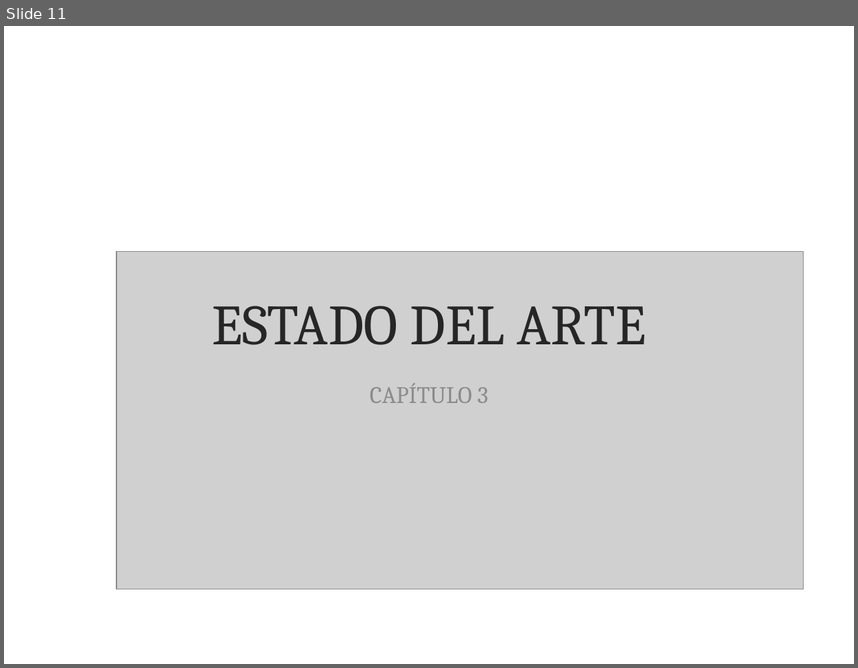
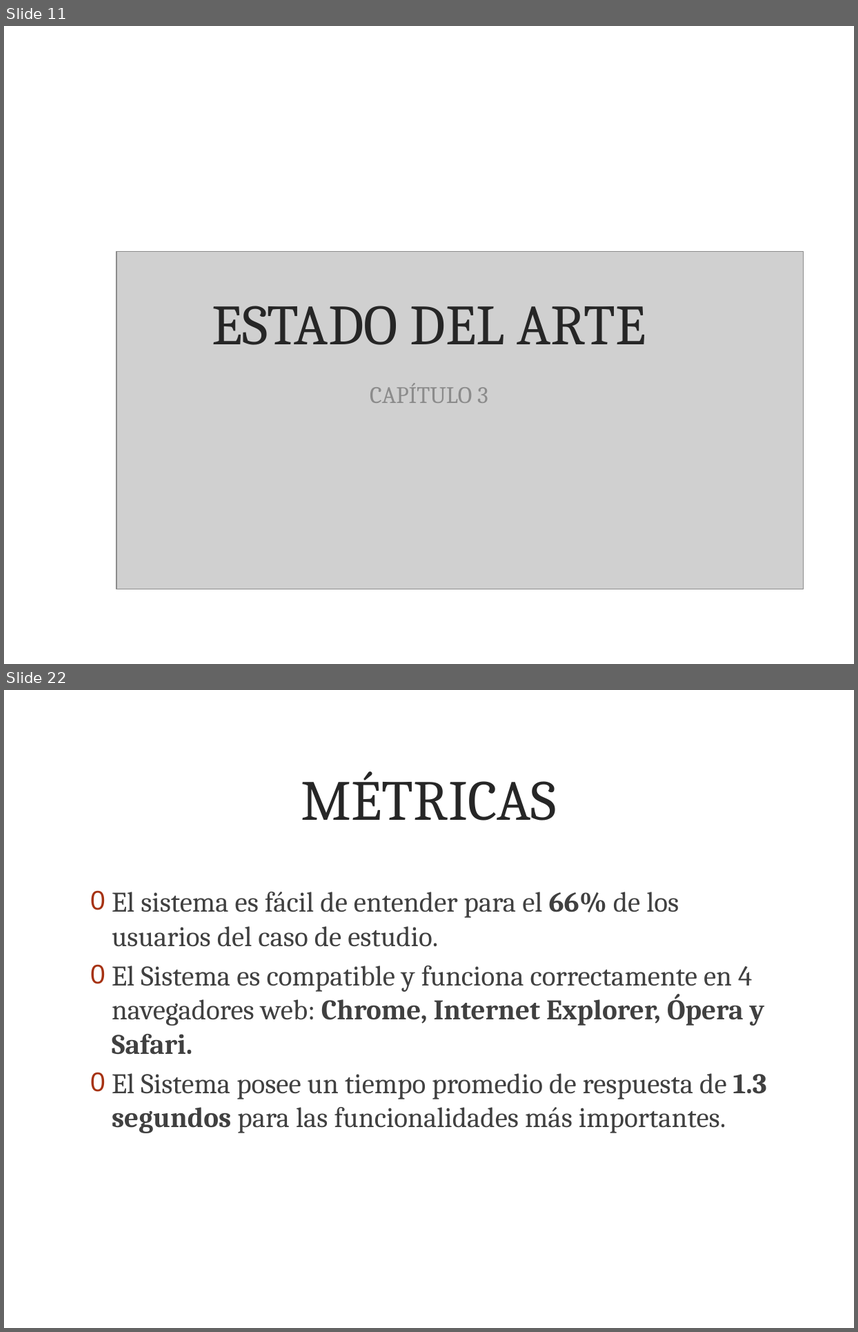
Before and after one commit to leiparov/TesisJigsaw, a slide deck: tesis.pptx. Shown one above the other, each under a label of ours: slide 11 before the commit, slides 11 and 22 after it; the slides between them are not shown. The pictures are 858x668 and 858x1332 pixels, drawn with LibreOffice and Linux fonts; fonts in the diff are those of the drawing; grey boxes stand for pictures; background and template pictures are left out. Boxes give left, top, right and bottom in pixels: in the first picture for what was removed or moved away, otherwise in the second. Text is boxed around its words. In the diff, an @@ line names an element or a change of style, - is before the commit and + after.

```diff
--- a/tesis.pptx
+++ b/tesis.pptx
@@ slide 22 added at <box>4,690,854,1328</box>, background picture (left out) @@
@@ title added at <box>301,771,557,820</box>, 48 pt, text #262626 @@
+MÉTRICAS
@@ text added at <box>112,891,767,1133</box>, 24 pt, text #404040 @@
+0 El sistema es fácil de entender para el 66% de los usuarios del caso de estudio.
+0 El Sistema es compatible y funciona correctamente en 4 navegadores web: Chrome, Internet Explorer, Ópera y Safari.
+0 El Sistema posee un tiempo promedio de respuesta de 1.3 segundos para las funcionalidades más importantes.
```
Also in this commit, not shown: 4 slides changed, 10 other slides added, 1 slide removed, 3 other files.
